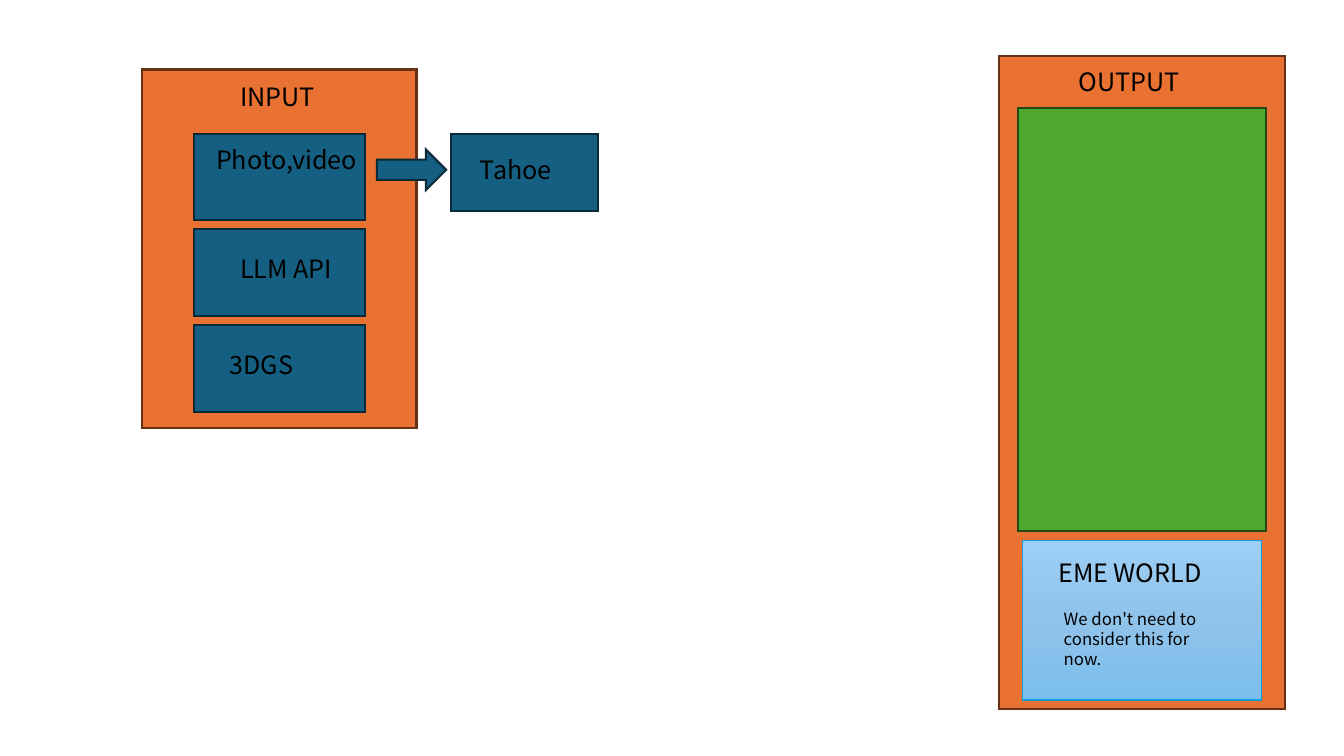
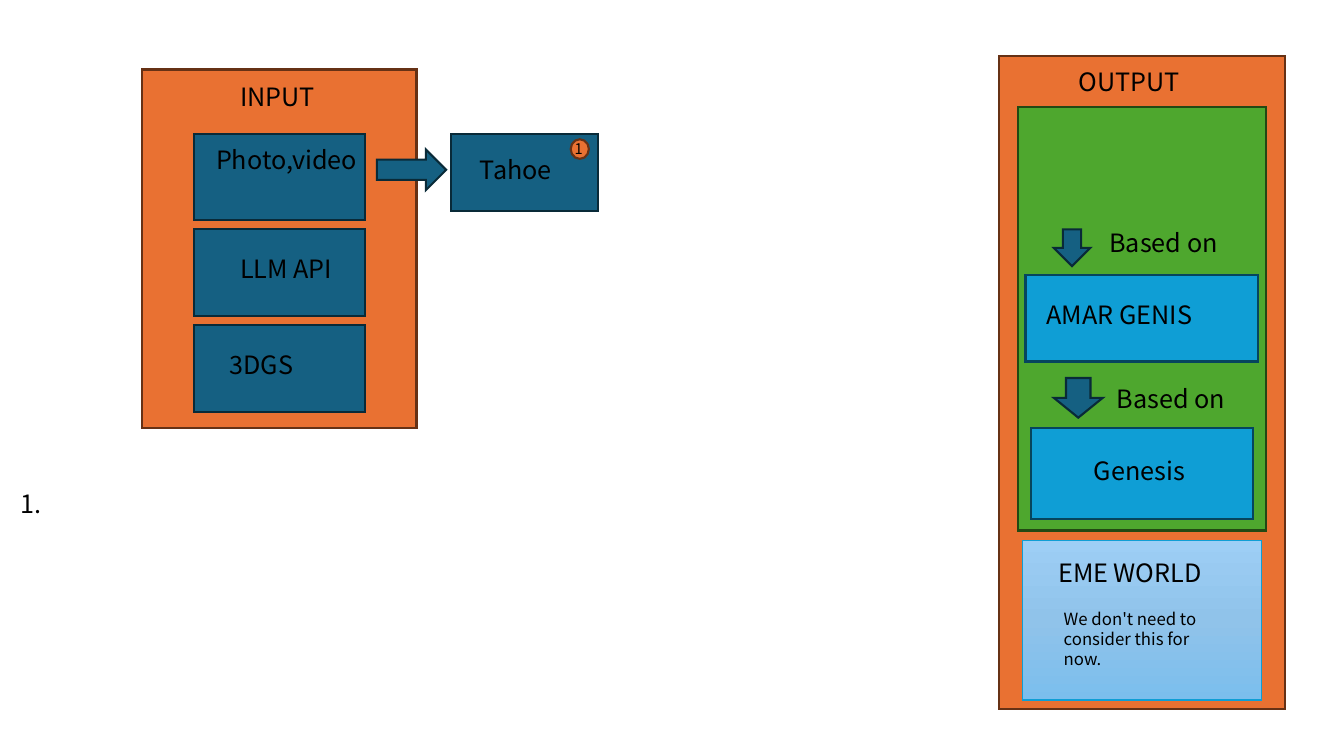
Before and after one commit to Oasis-Company/AMAR-Engine, a slide deck: slide 1 of docs/overview.pptx. Drawn at 1344x756 pixels with LibreOffice and Linux fonts; fonts in the diff are those of the drawing. Boxes give left, top, right and bottom in pixels: in the first picture for what was removed or moved away, otherwise in the second. Text is boxed around its words. In the diff, an @@ line names an element or a change of style, - is before the commit and + after.

```diff
--- a/docs/overview.pptx
+++ b/docs/overview.pptx
@@ ellipse added at <box>571,139,589,158</box>, fill #E97132, outline #663216 1.5 pt @@
@@ text added at <box>575,140,583,159</box>, 10.5 pt, text #000000 @@
+1
@@ down arrow added at <box>1054,230,1090,266</box>, fill #156082, outline #092A39 1.5 pt @@
@@ text added at <box>1109,232,1218,253</box>, 18 pt, text #000000 @@
+Based on
@@ rectangle added at <box>1025,275,1257,361</box>, fill #0F9ED5, outline #07455D 1.5 pt @@
@@ text added at <box>1047,305,1192,325</box>, 18 pt, text #000000 @@
+AMAR GENIS
@@ down arrow added at <box>1054,378,1103,417</box>, fill #156082, outline #092A39 1.5 pt @@
@@ text added at <box>1117,388,1226,409</box>, 18 pt, text #000000 @@
+Based on
@@ rectangle added at <box>1031,427,1253,519</box>, fill #0F9ED5, outline #07455D 1.5 pt @@
@@ text added at <box>1094,460,1185,481</box>, 18 pt, text #000000 @@
+Genesis
@@ text added at <box>20,494,41,514</box>, 18 pt, text #000000 @@
+1.
```
